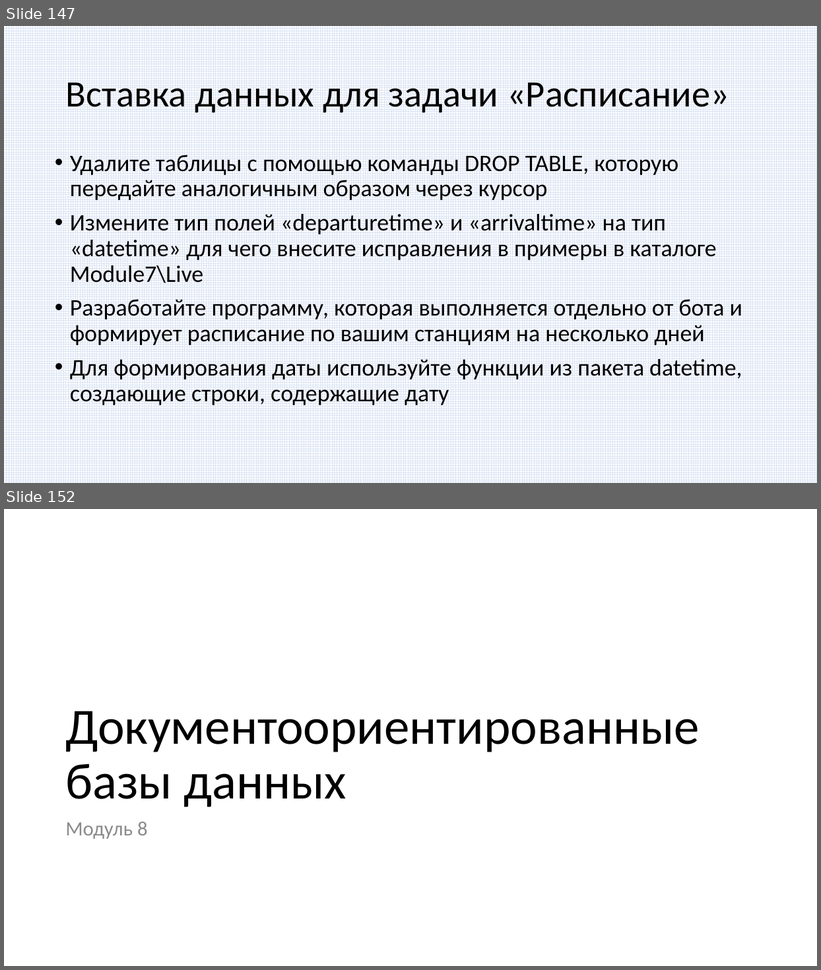
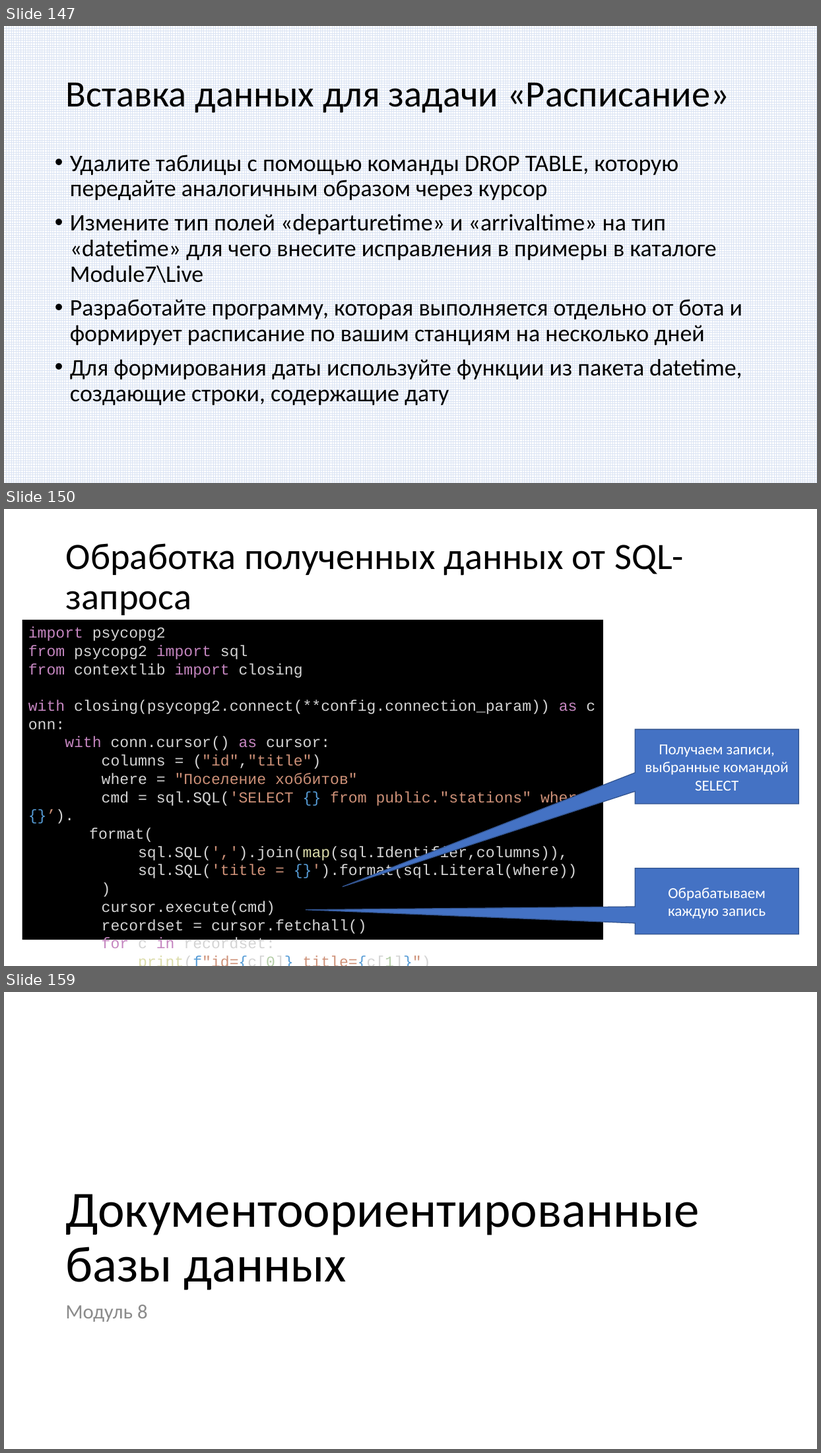
Before and after one commit to paveltsytovich/telegram-course, a slide deck: Presentation/Разработка ботов для телеграмм на Python.pptx. Shown one above the other, each under a label of ours: slides 147 and 152 before the commit, slides 147, 150 and 159 after it; the slides between them are not shown. The pictures are 821x970 and 821x1453 pixels, drawn with LibreOffice and Linux fonts; fonts in the diff are those of the drawing. Boxes give left, top, right and bottom in pixels: in the first picture for what was removed or moved away, otherwise in the second. Text is boxed around its words. In the diff, an @@ line names an element or a change of style, - is before the commit and + after.

```diff
--- a/Presentation/Разработка ботов для телеграмм на Python.pptx
+++ b/Presentation/Разработка ботов для телеграмм на Python.pptx
@@ slide 150 added at (4,509,817,966), background #FFFFFF @@
@@ title added at (66,543,684,615), 44 pt, text #000000 @@
+Обработка полученных данных от SQL-запроса
@@ rectangle added at (22,620,604,940), fill #000000, 18 pt, text #D4D4D4 @@
+import psycopg2
+from psycopg2 import sql
+from contextlib import closing
+with closing(psycopg2.connect(**config.connection_param)) as conn:
+with conn.cursor() as cursor:
+columns = ("id","title")
+where = "Поселение хоббитов"
+cmd = sql.SQL('SELECT {} from public."stations" where {}’).
+format(
+sql.SQL(',').join(map(sql.Identifier,columns)),
+sql.SQL('title = {}').format(sql.Literal(where))
+)
+cursor.execute(cmd)
+recordset = cursor.fetchall()
+for c in recordset:
+print(f"id={c[0]} title={c[1]}")
@@ speech box added at (636,730,799,804), fill #4472C4, outline #325491 1 pt, 18 pt, text #FFFFFF @@
+Получаем записи, выбранные командой SELECT
@@ speech box added at (636,869,799,935), fill #4472C4, outline #325491 1 pt, 18 pt, text #FFFFFF @@
+Обрабатываем каждую запись
@@ what was slide 152 is now slide 159 @@
```
Also in this commit, not shown: 4 slides changed, 6 other slides added.
